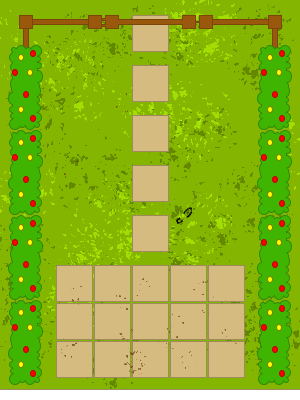
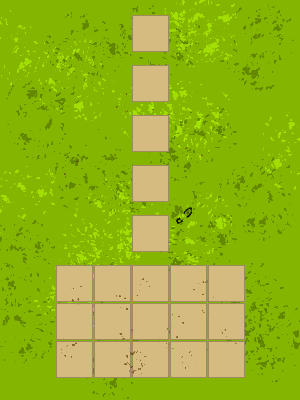
Revision of a layered w=300, h=400 image; what changed, layer by layer:
hid "Rectangle 1" over [0, 15, 300, 400]
hid "gate", masked it over [95, 15, 206, 29]
